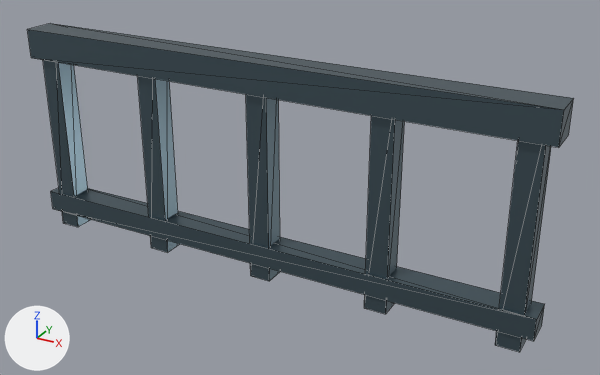
Renders of the glTF model public/assets/kit/bp_decorrailing.glb from each side of a commit.
Both versions are drawn from a camera (50 mm lens) standing at (1.41, -2.31, 1.53) and looking at (0.12, 0.04, 0.36). Lighting does not change. The marker at lower left points along +X, +Y and +Z. The older version comes first. Mesh edges are drawn as thin lines. Where no turn or scale is listed for an object, it has been applied to the vertices. Vertices at exactly the same position are counted once.

Names of what the first picture shows: 'BottomRail', 'Post', 'Post.001', 'Post.002', 'Post.003', 'Post.004', 'TopRail'.
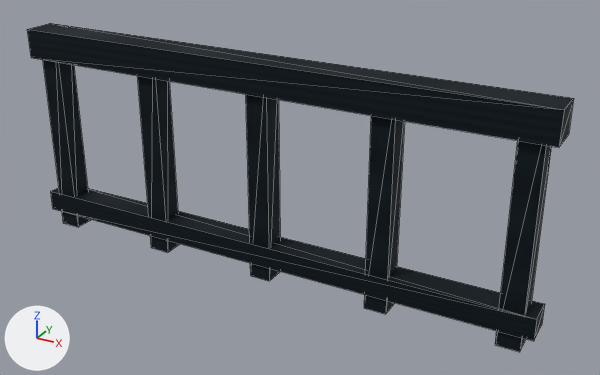
Changed parts and their boxes (x1, y1, x2, y2) in the pictures (600 x 375 px):
'TopRail', surface changed (darker)
    both: (27, 23, 574, 147)
'BottomRail', surface changed (darker)
    both: (51, 188, 545, 341)
'Post.004', surface changed, reshaped, rescaled (darker)
    both: (495, 141, 551, 352)
'Post.003', surface changed, reshaped, rescaled (darker)
    both: (364, 116, 404, 314)
'Post.002', surface changed, reshaped, rescaled (darker)
    both: (246, 94, 280, 281)
'Post.001', surface changed, reshaped, rescaled (darker)
    both: (137, 76, 180, 252)
'Post', surface changed, reshaped, rescaled (greyish blue to black)
    both: (43, 60, 91, 227)
part 1 of me_cube_105, deleted
    before: (43, 60, 91, 227)
part 2 of me_cube_105, added
    after: (43, 60, 551, 352)

The change, as a list of edits to the scene's bpy script:
```text
Add img_metal_basecolor:
    img_metal_basecolor = load_image('Metal_BaseColor', '_unpacked/Metal_BaseColor', 48, 48, 'sRGB')
Add img_metal_roughness:
    img_metal_roughness = load_image('Metal_Roughness', '_unpacked/Metal_Roughness', 48, 48, 'Non-Color')
Add img_metal_normal:
    img_metal_normal = load_image('Metal_Normal', '_unpacked/Metal_Normal', 48, 48, 'Non-Color')
Change mat_metal:
    remove # nodes: BsdfPrincipled, OutputMaterial
    remove # colours: greyish blue #596c76
    nodes: BsdfPrincipled, Math, NormalMap, OutputMaterial, SeparateColor, TexImage x3
    uses the picture img_metal_basecolor
    uses the picture img_metal_normal
    uses the picture img_metal_roughness
Change me_cube_105:
    used by ob_post; parent = ob_bp_decorrailing; location = (-0.92, 0.4, 0.0)
    remove me_cube_105.from_pydata(...)  # 8 vertices, 12 faces; spans x -0.04..0.04, y -0.4..0.4, z -0.04..0.04
    add me_cube_105.from_pydata(...)  # 8 vertices, 12 faces; spans x -0.1..0.1, y -1.0..1.0, z -0.1..0.1
    me_cube_105 part 1: 8 vertices removed from x -0.04..0.04, y -0.4..0.4, z -0.04..0.04
    me_cube_105 part 2: 8 vertices added at x -0.1..0.1, y -1.0..1.0, z -0.1..0.1, forming a box
Change ob_post:
    ob_post.scale: (1.0, 1.0, 1.0) -> (0.4, 0.4, 0.4)
Change ob_post_001:
    ob_post_001.scale: (1.0, 1.0, 1.0) -> (0.4, 0.4, 0.4)
Change ob_post_002:
    ob_post_002: bpy.data.objects.new('Post.002', me_cube_107) -> bpy.data.objects.new('Post.002', me_cube_105)
    ob_post_002.scale: (1.0, 1.0, 1.0) -> (0.4, 0.4, 0.4)
Change ob_post_003:
    ob_post_003: bpy.data.objects.new('Post.003', me_cube_108) -> bpy.data.objects.new('Post.003', me_cube_105)
    ob_post_003.scale: (1.0, 1.0, 1.0) -> (0.4, 0.4, 0.4)
Change ob_post_004:
    ob_post_004: bpy.data.objects.new('Post.004', me_cube_109) -> bpy.data.objects.new('Post.004', me_cube_105)
    ob_post_004.scale: (1.0, 1.0, 1.0) -> (0.4, 0.4, 0.4)
```
